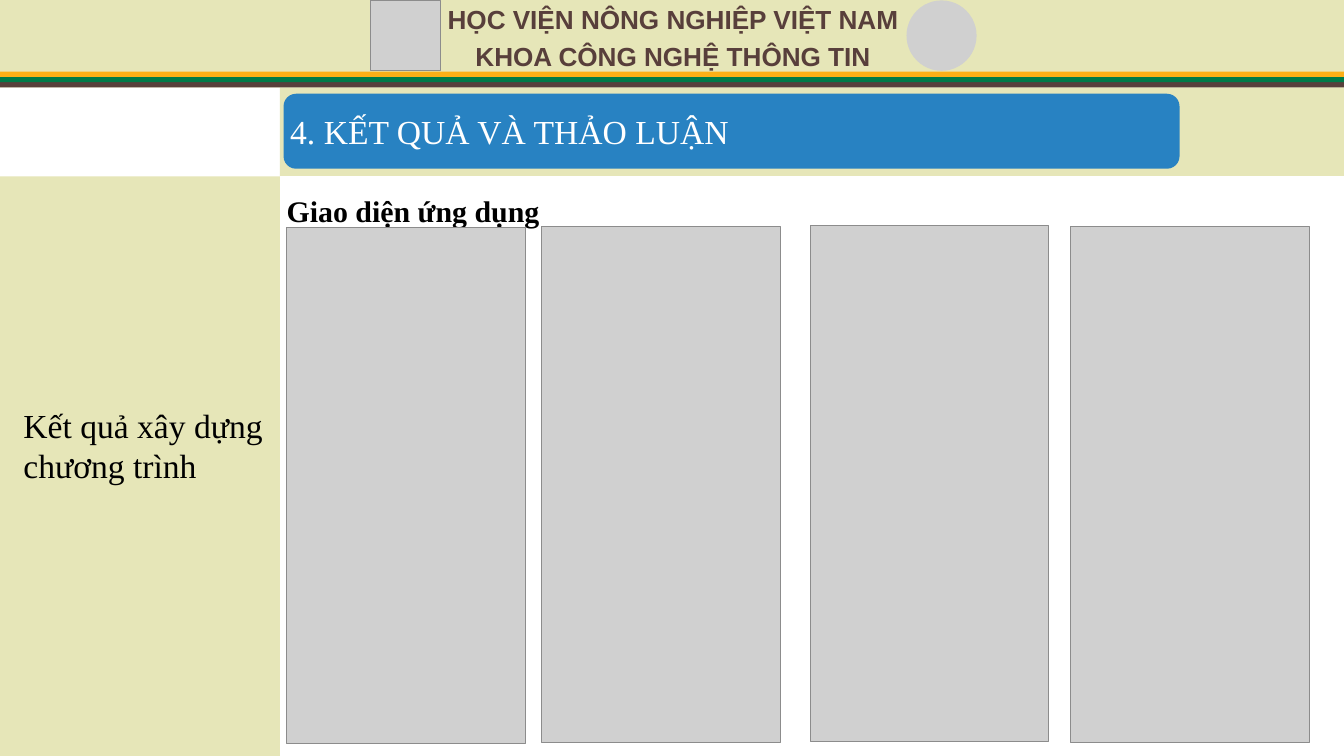
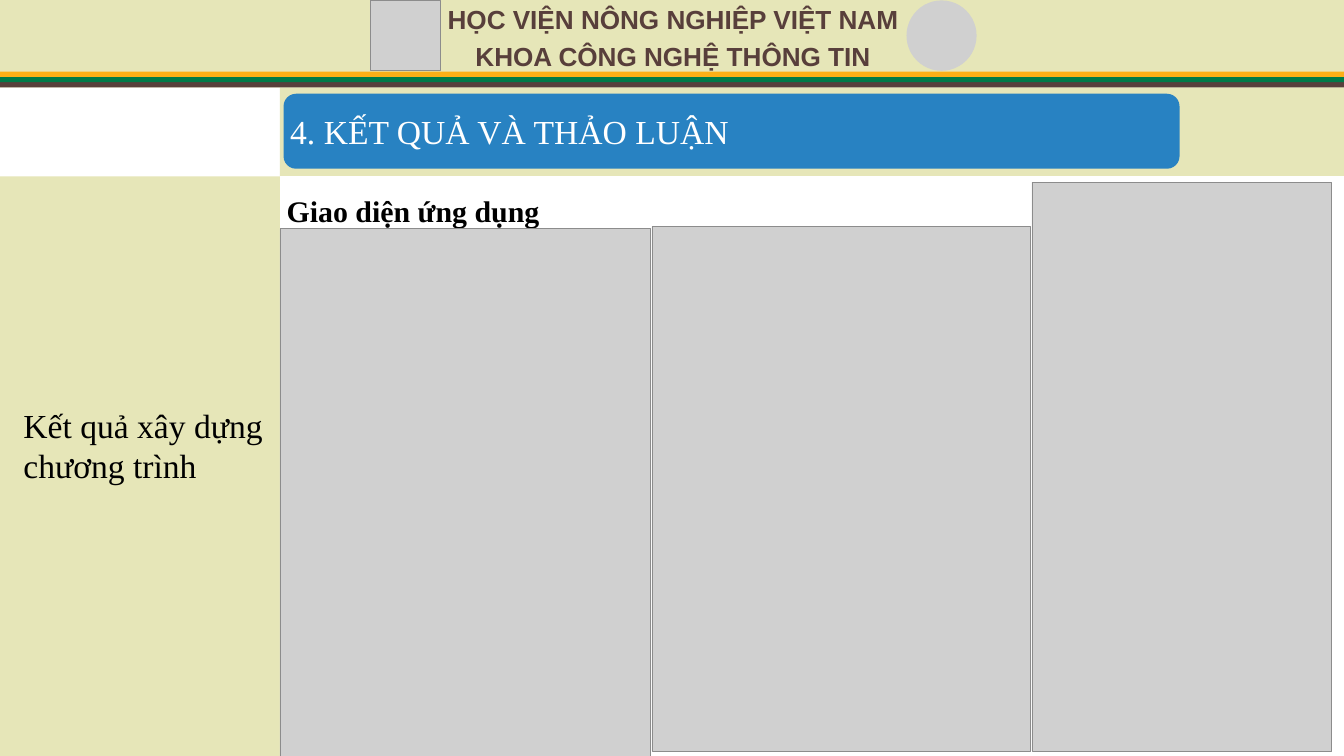
Before and after one commit to HungTran1412/veterinary-clinic-api, a slide deck: slide 33 of VeterinaryClinic.API/wwwroot/Document/TrinhChieu_KLTN.pptx. Drawn at 1344x756 pixels with LibreOffice and Linux fonts; fonts in the diff are those of the drawing; grey boxes stand for pictures. Boxes give left, top, right and bottom in pixels: in the first picture for what was removed or moved away, otherwise in the second. Text is boxed around its words. In the diff, an @@ line names an element or a change of style, - is before the commit and + after.

```diff
--- a/VeterinaryClinic.API/wwwroot/Document/TrinhChieu_KLTN.pptx
+++ b/VeterinaryClinic.API/wwwroot/Document/TrinhChieu_KLTN.pptx
@@ picture resized from (x1=1070, y1=226, x2=1309, y2=743) to (x1=1032, y1=182, x2=1332, y2=751) @@
@@ picture resized from (x1=286, y1=228, x2=525, y2=744) to (x1=280, y1=228, x2=650, y2=756) @@
@@ picture removed at (x1=542, y1=226, x2=780, y2=743) @@
@@ picture resized from (x1=810, y1=226, x2=1049, y2=742) to (x1=652, y1=226, x2=1030, y2=751) @@
```
Also in this commit, not shown: 1 other file.
